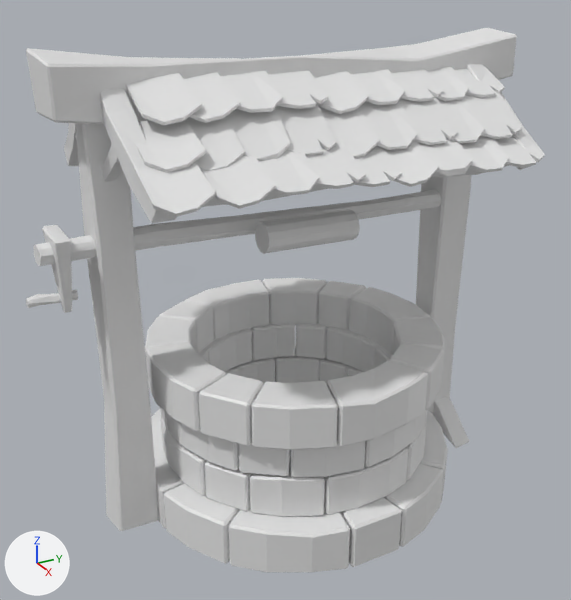
What one commit did to the Blender file well.blend.
The view is the same before and after, from a camera (50 mm lens) standing at (27.1, -14.9, 20.8) and looking at (0.3, -0.6, 7.9). Lighting does not change. The marker at lower left points along +X, +Y and +Z.
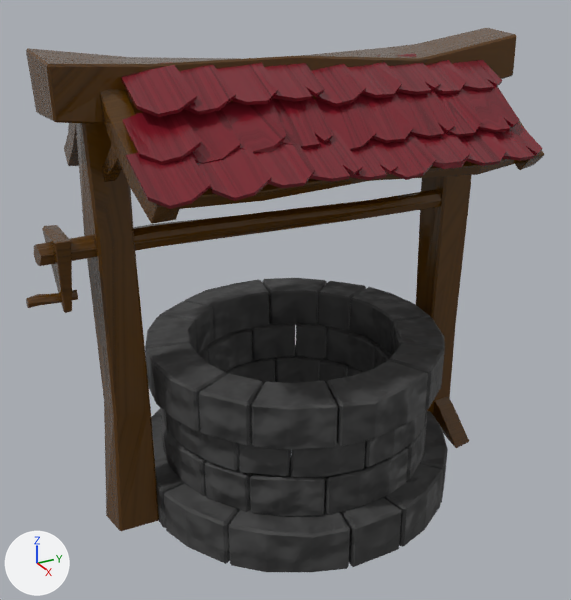
The change, as a list of edits to the scene's bpy script:
```text
Add mat_material_005:
    mat_material_005 = bpy.data.materials.new('Material.005')
    # nodes: BsdfPrincipled, Bump, Mapping, OutputMaterial, TexCoord, TexNoise, ValToRGB
    # colours: black #000000, white #ffffff, brown #a86b14, dark red #7a1b27, black #010101
Add mat_material_003:
    mat_material_003 = bpy.data.materials.new('Material.003')
    # nodes: BsdfPrincipled, Bump, Mapping, OutputMaterial, TexCoord, TexNoise, ValToRGB
    # colours: black #000000, white #ffffff, brown #a86b14, brown #5b3908, black #010101
Add mat_material_004:
    mat_material_004 = bpy.data.materials.new('Material.004')
    # nodes: BsdfPrincipled, Bump, Mapping, OutputMaterial, TexCoord, TexNoise
    # colours: dark grey #474747
Change me_cube_005:
    where me_cube_005.from_pydata(...)  # 384 vertices, 408 faces; spans x -6.83..6.83, y -6.83..6.94, z -1.0..1.14
    add me_cube_005.materials.append(mat_material_004)
Change me_cube_006:
    where me_cube_006.from_pydata(...)  # 384 vertices, 408 faces; spans x -6.87..6.83, y -6.82..6.84, z -1.07..1.14
    add me_cube_006.materials.append(mat_material_004)
Change me_cube_007:
    where me_cube_007.from_pydata(...)  # 384 vertices, 408 faces; spans x -6.83..6.83, y -6.8..6.84, z -1.1..1.1
    add me_cube_007.materials.append(mat_material_004)
Change me_cube_008:
    where me_cube_008.from_pydata(...)  # 384 vertices, 408 faces; spans x -6.83..6.83, y -6.89..6.84, z -1.13..1.14
    add me_cube_008.materials.append(mat_material_004)
Change me_cube_009:
    where me_cube_009.from_pydata(...)  # 40 vertices, 42 faces; spans x -0.7..0.7, y -0.9..1.0, z -12.5..12.5
    add me_cube_009.materials.append(mat_material_003)
Change me_cube_010:
    where me_cube_010.from_pydata(...)  # 40 vertices, 42 faces; spans x -0.7..0.9, y -1.1..0.8, z -12.5..12.5
    add me_cube_010.materials.append(mat_material_003)
Change me_cube_011:
    where me_cube_011.from_pydata(...)  # 88 vertices, 90 faces; spans x -1.1..1.3, y -10.0..9.5, z -1.2..1.4
    add me_cube_011.materials.append(mat_material_003)
Change me_cube_012:
    where me_cube_012.from_pydata(...)  # 56 vertices, 58 faces; spans x -0.9..11.54, y -1.11..1.15, z -1.21..1.33
    add me_cube_012.materials.append(mat_material_003)
Change me_cube_013:
    where me_cube_013.from_pydata(...)  # 56 vertices, 58 faces; spans x -0.9..11.55, y -1.17..1.07, z -1.01..1.15
    add me_cube_013.materials.append(mat_material_003)
Change me_cube_016:
    where me_cube_016.from_pydata(...)  # 56 vertices, 58 faces; spans x -0.91..11.39, y -1.09..1.0, z -1.44..1.12
    add me_cube_016.materials.append(mat_material_003)
Change me_cube_022:
    where me_cube_022.from_pydata(...)  # 56 vertices, 58 faces; spans x -0.91..11.39, y -1.09..1.0, z -1.44..1.12
    add me_cube_022.materials.append(mat_material_003)
Change me_cube_023:
    where me_cube_023.from_pydata(...)  # 56 vertices, 58 faces; spans x -0.9..19.4, y -1.1..1.2, z -1.2..1.0
    add me_cube_023.materials.append(mat_material_003)
Change me_cube_025:
    where me_cube_025.from_pydata(...)  # 24 vertices, 26 faces; spans x -1.0..0.99, y 0.44..1.04, z -1.95..1.06
    add me_cube_025.materials.append(mat_material_003)
Change me_cylinder:
    where me_cylinder.from_pydata(...)  # 40 vertices, 34 faces; spans x -0.45..0.48, y -0.46..0.48, z -6.57..6.62
    add me_cylinder.materials.append(mat_material_003)
Change me_cylinder_001:
    where me_cylinder_001.from_pydata(...)  # 40 vertices, 34 faces; spans x -0.45..0.48, y -0.46..0.48, z -6.57..6.62
    add me_cylinder_001.materials.append(mat_material_003)
Change me_plane_026:
    where me_plane_026.from_pydata(...)  # 1044 vertices, 972 faces; spans x -2.9..2.9, y -8.5..7.3, z -1.5..1.5
    add me_plane_026.materials.append(mat_material_005)
Remove ob_cylinder_002:
    ob_cylinder_002 = bpy.data.objects.new('Cylinder.002', me_cylinder_002)
Change ob_plane_026:
    ob_plane_026.location: (3.1, 0.86, 15.5) -> (3.1, 0.7, 15.77)
```

Pixel boxes (x1, y1, x2, y2) of what changed, in the pictures (571 x 600 px):
'Plane.026', recoloured, moved (white to red)
    before: (126, 66, 545, 217)
    after: (121, 54, 543, 209)
'Cube.003', recoloured (grey to black)
    both: (145, 278, 445, 450)
'Cube.005', recoloured (grey to brown)
    both: (76, 123, 159, 531)
'Cube', recoloured (grey to black)
    both: (151, 409, 448, 572)
'Cube.006', recoloured (white to brown)
    both: (26, 28, 517, 124)
'Cube.002', recoloured (grey to black)
    both: (160, 322, 427, 477)
'Cube.001', recoloured (grey to black)
    both: (161, 345, 428, 516)
'Cylinder', recoloured (grey to brown)
    both: (34, 190, 442, 266)
'Cube.004', recoloured (grey to brown)
    both: (416, 175, 472, 415)
'Cube.007', recoloured (white to brown)
    both: (100, 89, 181, 224)
'Cylinder.002', deleted
    before: (255, 210, 360, 254)
'Cube.019', recoloured (grey to brown)
    both: (42, 225, 72, 313)
'Cube.017', recoloured (grey to brown)
    both: (433, 396, 469, 448)
'Cube.008', recoloured
    both: (467, 63, 545, 170)
'Cube.009', recoloured
    both: (64, 123, 79, 166)
'Cube.016', recoloured (grey to brown)
    both: (102, 141, 122, 182)
'Cylinder.001', recoloured (grey to brown)
    both: (26, 290, 78, 308)
'Cube.011', unchanged, uncovered by the edit
    before: (203, 165, 509, 207)
    after: (180, 158, 519, 209)
